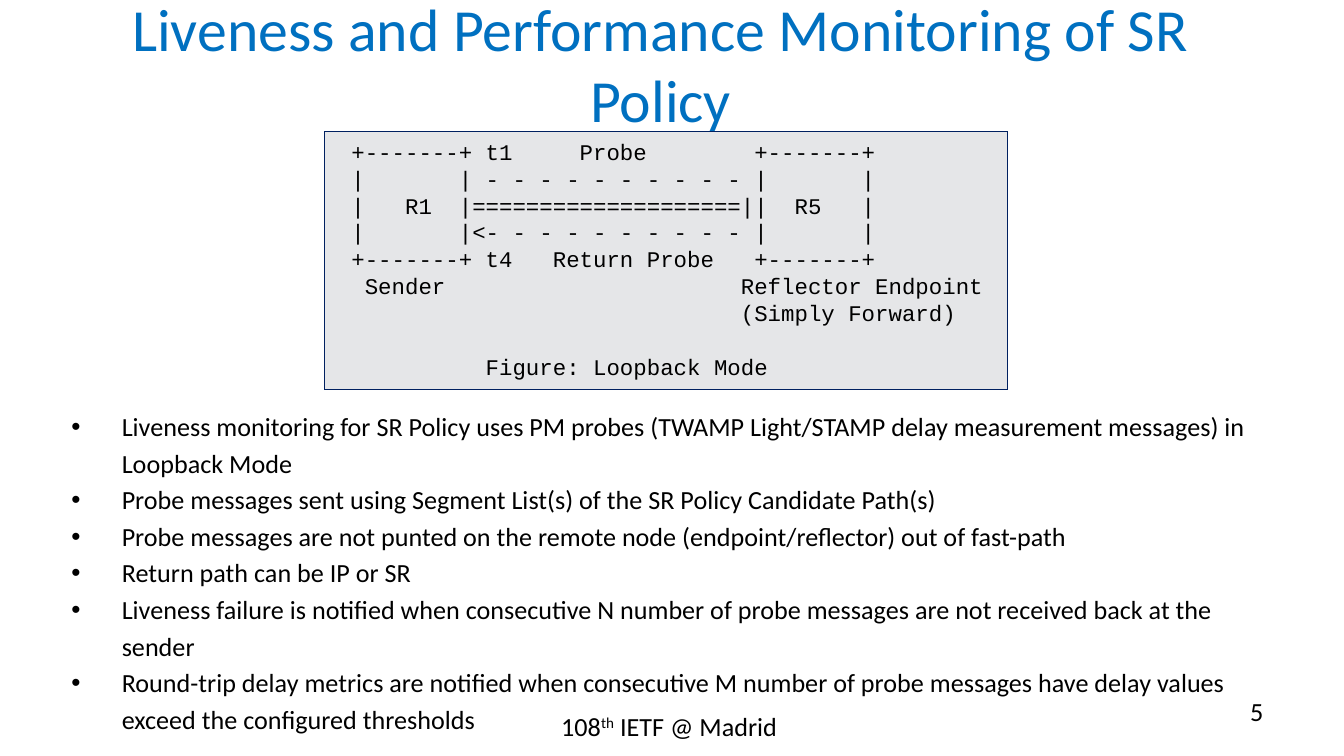
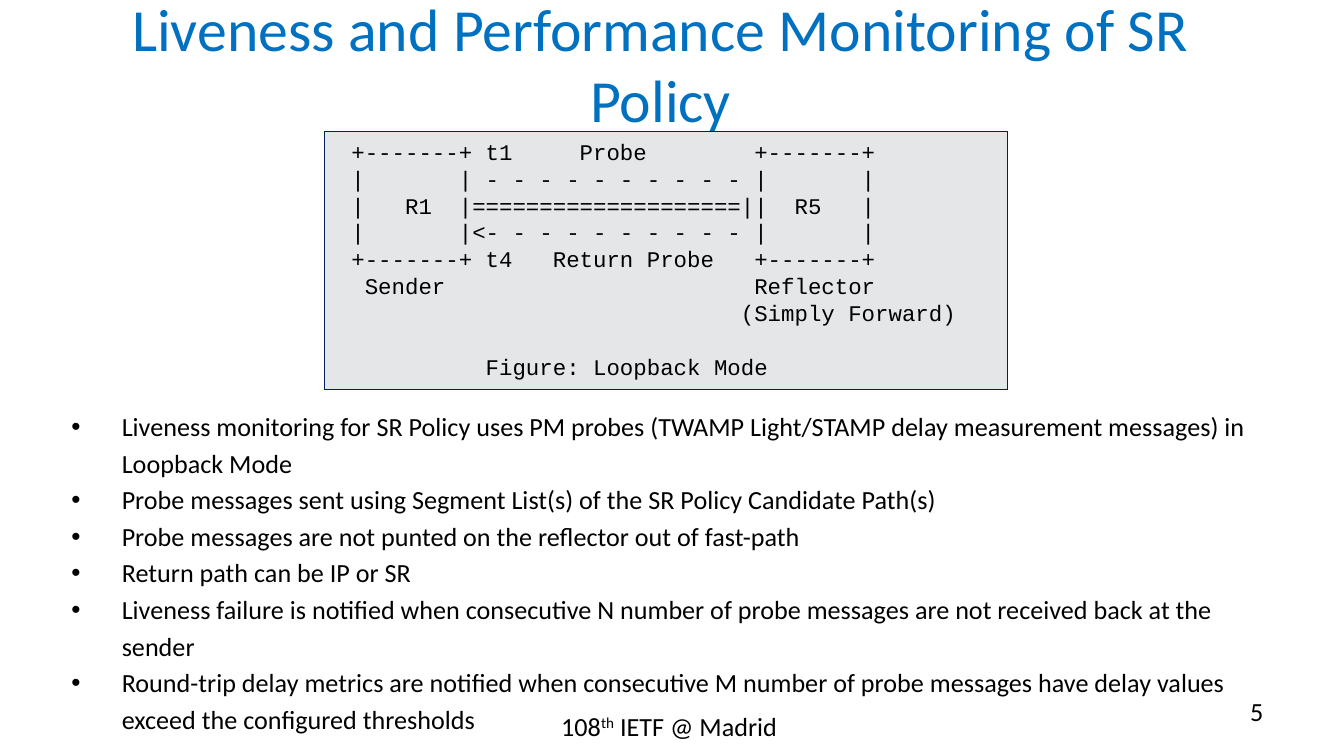
Before and after one commit to rakgandhi/ietf-slides, a slide deck: slide 5 of draft-gandhi-spring-sr-enhanced-plm-01.pptx. Drawn at 1344x756 pixels with LibreOffice and Linux fonts; fonts in the diff are those of the drawing. Boxes give left, top, right and bottom in pixels: in the first picture for what was removed or moved away, otherwise in the second. Text is boxed around its words. In the diff, an @@ line names an element or a change of style, - is before the commit and + after.

```diff
--- a/draft-gandhi-spring-sr-enhanced-plm-01.pptx
+++ b/draft-gandhi-spring-sr-enhanced-plm-01.pptx
@@ text in rectangle at (365,278,875,295): text changed @@
-Sender Reflector Endpoint
+Sender Reflector
@@ text at (122,528,800,551): text changed @@
-• Probe messages are not punted on the remote node (endpoint/reflector) out of fast-path
+• Probe messages are not punted on the reflector out of fast-path
```
Also in this commit, not shown: 2 other slides changed, 1 other file.
